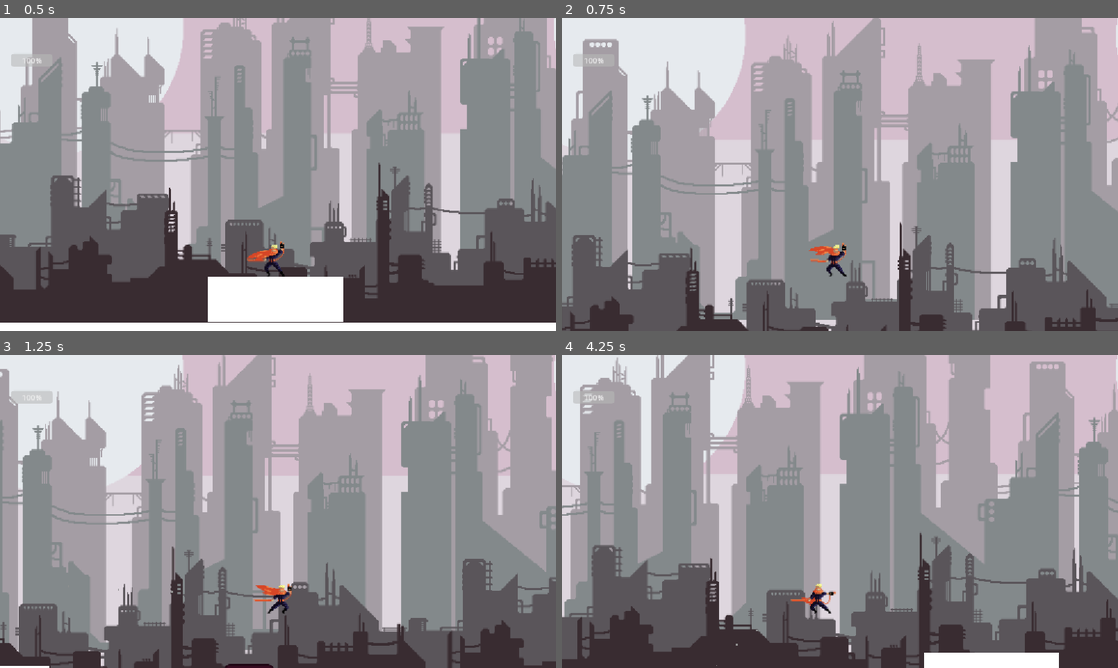
Above: before the commit, frames 1-4 (two rows, left to right).
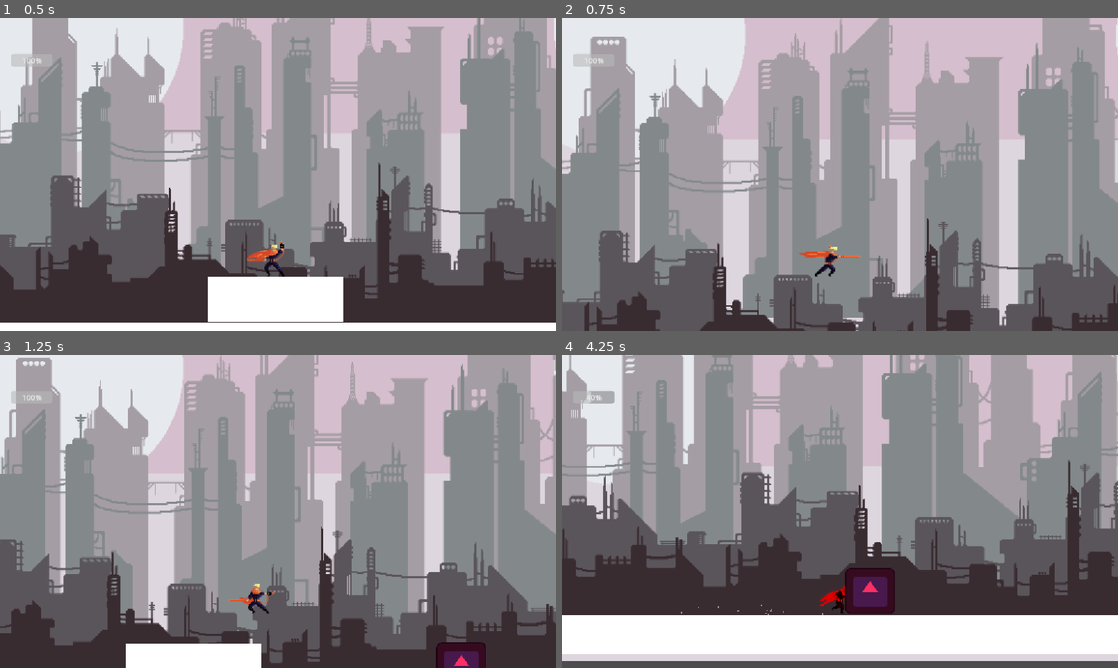
Above: after the commit, the same moments.

Repository: agr3w/Godot_prototity
Game: Godot game, scene res://character_body_2d.tscn
Same seed, same stepped clock (60 frames per second), same inputs: the game is played once before the commit and once after it. The engine's default icon, where the game draws it, is replaced by a stand-in: a white triangle on a blue panel in a dark square.
Inputs:
- Up to frame 1 (0.5 s): no input
- Up to frame 2 (0.75 s): tap Enter (ui_accept) at 0.5 s; hold Right (ui_right) from 0.53 s (still down); tap X (attack) at 0.6 s
- Up to frame 3 (1.25 s): keep holding Right (ui_right); tap Enter (ui_accept) at 0.77 s; tap Shift (dash) at 0.8 s
- Up to frame 4 (4.25 s): tap Shift (dash) at 1.35, 2.3, 2.85, 3.8 s; tap Enter (ui_accept) at 1.52, 3.02, 3.77 s; tap X (attack) at 1.55, 2.1, 3.05, 3.6 s; release Right (ui_right) at 2.03 s; hold Left (ui_left) 2.03-2.78 s; hold Right (ui_right) from 2.78 s (still down)

Frame 1 is identical in both runs. In frame 2, 33% of the frame differs, in the area x 0-100%, y 0-100%; in frame 3, 61%; in frame 4, 79%.

Commit message:
Hit e morte do personagem

Diff:
--- a/character_body_2d.gd
+++ b/character_body_2d.gd
@@ -4,39 +4,53 @@
 const JUMP_VELOCITY = -400.0
 const DASH_SPEED = 800.0
 const DASH_DURATION = 0.2
-const ATTACK_DURATION = 0.4 # Tempo que a animação de ataque dura!
-
-# --- SISTEMA DE VIDA ---
-var max_health = 100
-var current_health = max_health
+const ATTACK_DURATION = 0.4
+const HIT_DURATION = 0.4 # Tempo que ele fica atordoado ao tomar dano
 
 var gravity = ProjectSettings.get_setting("physics/2d/default_gravity")
 
 @onready var anim = $AnimationPlayer
 @onready var sprite = $Sprite2D
 @onready var dust = $GPUParticles2D
-# Referência da hitbox que acabamos de criar
 @onready var sword_hitbox = $SwordHitbox/CollisionShape2D
+
+# --- SISTEMA DE VIDA ---
+var max_health = 100
+var current_health = max_health
 @onready var health_bar = $"../CanvasLayer/ProgressBar"
 
+# --- ESTADOS DO JOGADOR ---
 var is_dashing = false
-var is_attacking = false # Novo estado!
+var is_attacking = false
+var is_hurt = false
+var is_dead = false
 var facing_direction = 1
 
 func _ready():
-	# Desliga a hitbox assim que o jogo começa
 	sword_hitbox.disabled = true
 	if health_bar:
 		health_bar.max_value = max_health
 		health_bar.value = current_health
-	# Garante conexão do sinal mesmo sem bind no editor
 	if not $SwordHitbox.body_entered.is_connected(_on_sword_hitbox_body_entered):
 		$SwordHitbox.body_entered.connect(_on_sword_hitbox_body_entered)
 
 func _physics_process(delta):
+	if is_dead:
+		if not is_on_floor():
+			velocity.y += gravity * delta
+		velocity.x = move_toward(velocity.x, 0, SPEED)
+		move_and_slide()
+		return
+
 	if is_dashing:
 		velocity.y = 0
 		velocity.x = facing_direction * DASH_SPEED
+		move_and_slide()
+		return
+
+	if is_attacking:
+		velocity.x = move_toward(velocity.x, 0, SPEED)
+		velocity.y += gravity * delta
 		move_and_slide()
 		return
 
@@ -52,38 +66,34 @@
 		facing_direction = sign(direction)
 		velocity.x = direction * SPEED
 
-		# Espelhamento. Como a Hitbox é filha do CharacterBody,
-		# teríamos que virar ela também. Para facilitar, vamos virar apenas a posição X dela!
 		if direction > 0:
 			sprite.scale.x = 1
-			sword_hitbox.position.x = abs(sword_hitbox.position.x) # Fica na direita
+			sword_hitbox.position.x = abs(sword_hitbox.position.x)
 		elif direction < 0:
 			sprite.scale.x = -1
-			sword_hitbox.position.x = -abs(sword_hitbox.position.x) # Fica na esquerda
+			sword_hitbox.position.x = -abs(sword_hitbox.position.x)
 	else:
 		velocity.x = move_toward(velocity.x, 0, SPEED)
 
-	# Gatilhos
 	if Input.is_action_just_pressed("dash") and not is_dashing and not is_attacking:
 		start_dash()
 		return
 
-	if Input.is_action_just_pressed("attack") and is_on_floor() and not is_attacking:
+	if Input.is_action_just_pressed("attack") and not is_attacking:
 		start_attack()
+		return
 
 	move_and_slide()
 
-	# Gerenciador de Animações
-	if not is_attacking:
-		if is_on_floor():
-			if direction != 0:
-				anim.play("run")
-				dust.emitting = true
-			else:
-				anim.play("idle")
-				dust.emitting = false
+	if is_on_floor():
+		if direction != 0:
+			anim.play("run")
+			dust.emitting = true
 		else:
+			anim.play("idle")
 			dust.emitting = false
+	else:
+		dust.emitting = false
 
 func start_dash():
 	is_dashing = true
@@ -92,47 +102,45 @@
 	await get_tree().create_timer(DASH_DURATION).timeout
 	is_dashing = false
 
-# --- FUNÇÃO DE ATAQUE ---
 func start_attack():
 	is_attacking = true
-	anim.play("attack") # Você precisa criar essa animação lá no AnimationPlayer!
-
-	# Liga a hitbox para dar dano
+	anim.play("attack")
 	sword_hitbox.disabled = false
-
 	await get_tree().create_timer(ATTACK_DURATION).timeout
-
-	# Desliga a hitbox quando o ataque acaba
 	sword_hitbox.disabled = true
 	is_attacking = false
-
 
 func _on_sword_hitbox_body_entered(body: Node):
 	if body == self:
 		return
 
-	# Só causa dano em inimigos do grupo enemy
 	if body.is_in_group("enemy") and body.has_method("take_damage"):
 		body.take_damage(1)
 
+func take_damage(amount: int = 10):
+	if is_dead or is_hurt:
+		return
 
-# --- FUNÇÃO DE TOMAR DANO ---
-func take_damage(amount: int = 10):
 	current_health -= amount
-
-	# Atualiza a barrinha lá em cima
 	if health_bar:
 		health_bar.value = current_health
 
-	# Pisca de vermelho rapidão
-	sprite.modulate = Color.RED
-	await get_tree().create_timer(0.1).timeout
-	sprite.modulate = Color.WHITE
-
 	if current_health <= 0:
 		die()
+	else:
+		is_hurt = true
+		anim.play("hit")
+
+		sprite.modulate = Color.RED
+		await get_tree().create_timer(0.1).timeout
+		sprite.modulate = Color.WHITE
+
+		await get_tree().create_timer(HIT_DURATION - 0.1).timeout
+		is_hurt = false
 
 func die():
-	# anim.play("death") # Se você tiver a animação de morte, pode chamar aqui depois!
-	print("Morreu!")
-	# Aqui você pode reiniciar a fase: get_tree().reload_current_scene()
+	is_dead = true
+	dust.emitting = false
+	anim.play("death")
+	await anim.animation_finished
+	get_tree().reload_current_scene()
--- a/character_body_2d.tscn
+++ b/character_body_2d.tscn
@@ -12,6 +12,8 @@
 [ext_resource type="Texture2D" uid="uid://dl52p7bskb757" path="res://Striker/spr_StrikerDash_strip.png" id="10_qnedo"]
 [ext_resource type="Texture2D" uid="uid://kwnkddr1mdcc" path="res://Striker/spr_StrikerSlash_stripNoEffect.png" id="10_wyqjk"]
 [ext_resource type="Texture2D" uid="uid://ctgjlk35wees6" path="res://Striker/spr_StrikerRun_strip.png" id="11_wyqjk"]
+[ext_resource type="Texture2D" uid="uid://bf50cbxn00y8s" path="res://Striker/spr_StrikerGetHit_strip.png" id="12_ebjds"]
+[ext_resource type="Texture2D" uid="uid://cebv8psxsmy57" path="res://Striker/spr_StrikerDeath_strip.png" id="12_y1dt5"]
 [ext_resource type="PackedScene" uid="uid://q003q8wnlfne" path="res://boneco_treino.tscn" id="13_k85er"]
 
 [sub_resource type="RectangleShape2D" id="RectangleShape2D_f1aav"]
@@ -40,10 +42,10 @@
 tracks/1/interp = 1
 tracks/1/loop_wrap = true
 tracks/1/keys = {
-"times": PackedFloat32Array(0, 0.9),
-"transitions": PackedFloat32Array(1, 1),
-"update": 1,
-"values": [ExtResource("8_6ct3r"), ExtResource("8_6ct3r")]
+"times": PackedFloat32Array(0),
+"transitions": PackedFloat32Array(1),
+"update": 1,
+"values": [ExtResource("8_6ct3r")]
 }
 tracks/2/type = "value"
 tracks/2/imported = false
@@ -176,6 +178,88 @@
 "values": [Vector2(-2, 1)]
 }
 
+[sub_resource type="Animation" id="Animation_au0nh"]
+resource_name = "death"
+length = 1.9
+step = 0.1
+tracks/0/type = "value"
+tracks/0/imported = false
+tracks/0/enabled = true
+tracks/0/path = NodePath("Sprite2D:frame")
+tracks/0/interp = 1
+tracks/0/loop_wrap = true
+tracks/0/keys = {
+"times": PackedFloat32Array(0, 0.1, 0.2, 0.3, 0.4, 0.5, 0.6, 0.7, 0.8, 0.90000004, 1, 1.1, 1.2, 1.3000001, 1.4, 1.5),
+"transitions": PackedFloat32Array(1, 1, 1, 1, 1, 1, 1, 1, 1, 1, 1, 1, 1, 1, 1, 1),
+"update": 1,
+"values": [0, 1, 2, 3, 4, 5, 6, 7, 8, 9, 10, 11, 12, 13, 14, 16]
+}
+tracks/1/type = "value"
+tracks/1/imported = false
+tracks/1/enabled = true
+tracks/1/path = NodePath("Sprite2D:texture")
+tracks/1/interp = 1
+tracks/1/loop_wrap = true
+tracks/1/keys = {
+"times": PackedFloat32Array(0),
+"transitions": PackedFloat32Array(1),
+"update": 1,
+"values": [ExtResource("12_y1dt5")]
+}
+tracks/2/type = "value"
+tracks/2/imported = false
+tracks/2/enabled = true
+tracks/2/path = NodePath("Sprite2D:hframes")
+tracks/2/interp = 1
+tracks/2/loop_wrap = true
+tracks/2/keys = {
+"times": PackedFloat32Array(0),
+"transitions": PackedFloat32Array(1),
+"update": 1,
+"values": [16]
+}
+
+[sub_resource type="Animation" id="Animation_y1dt5"]
+resource_name = "hit"
+length = 0.4
+step = 0.1
+tracks/0/type = "value"
+tracks/0/imported = false
+tracks/0/enabled = true
+tracks/0/path = NodePath("Sprite2D:frame")
+tracks/0/interp = 1
+tracks/0/loop_wrap = true
+tracks/0/keys = {
+"times": PackedFloat32Array(0, 0.1, 0.2, 0.3),
+"transitions": PackedFloat32Array(1, 1, 1, 1),
+"update": 1,
+"values": [0, 1, 2, 3]
+}
+tracks/1/type = "value"
+tracks/1/imported = false
+tracks/1/enabled = true
+tracks/1/path = NodePath("Sprite2D:texture")
+tracks/1/interp = 1
+tracks/1/loop_wrap = true
+tracks/1/keys = {
+"times": PackedFloat32Array(0),
+"transitions": PackedFloat32Array(1),
+"update": 1,
+"values": [ExtResource("12_ebjds")]
+}
+tracks/2/type = "value"
+tracks/2/imported = false
+tracks/2/enabled = true
+tracks/2/path = NodePath("Sprite2D:hframes")
+tracks/2/interp = 1
+tracks/2/loop_wrap = true
+tracks/2/keys = {
+"times": PackedFloat32Array(0),
+"transitions": PackedFloat32Array(1),
+"update": 1,
+"values": [4]
+}
+
 [sub_resource type="Animation" id="Animation_dd465"]
 resource_name = "idle"
 length = 1.25
@@ -289,6 +373,8 @@
 &"RESET": SubResource("Animation_44cfe"),
 &"attack": SubResource("Animation_ebjds"),
 &"dash": SubResource("Animation_k85er"),
+&"death": SubResource("Animation_au0nh"),
+&"hit": SubResource("Animation_y1dt5"),
 &"idle": SubResource("Animation_dd465"),
 &"run": SubResource("Animation_6ct3r")
 }
@@ -384,8 +470,6 @@
 
 [node name="CharacterBody2D" type="CharacterBody2D" parent="." unique_id=1782267321 groups=["player"]]
 position = Vector2(173, 291.5)
-collision_layer = 1
-collision_mask = 1
 script = ExtResource("1_ghijl")
 
 [node name="Sprite2D" type="Sprite2D" parent="CharacterBody2D" unique_id=438534070]
